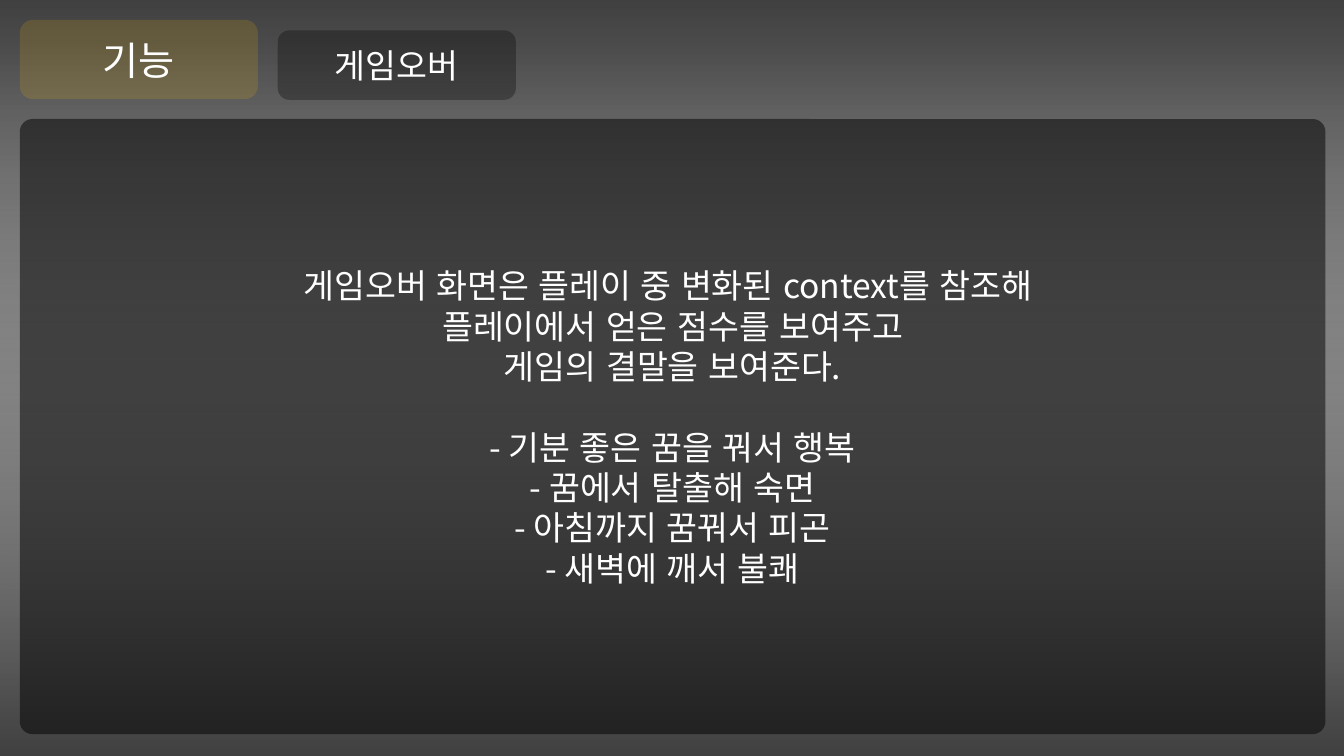
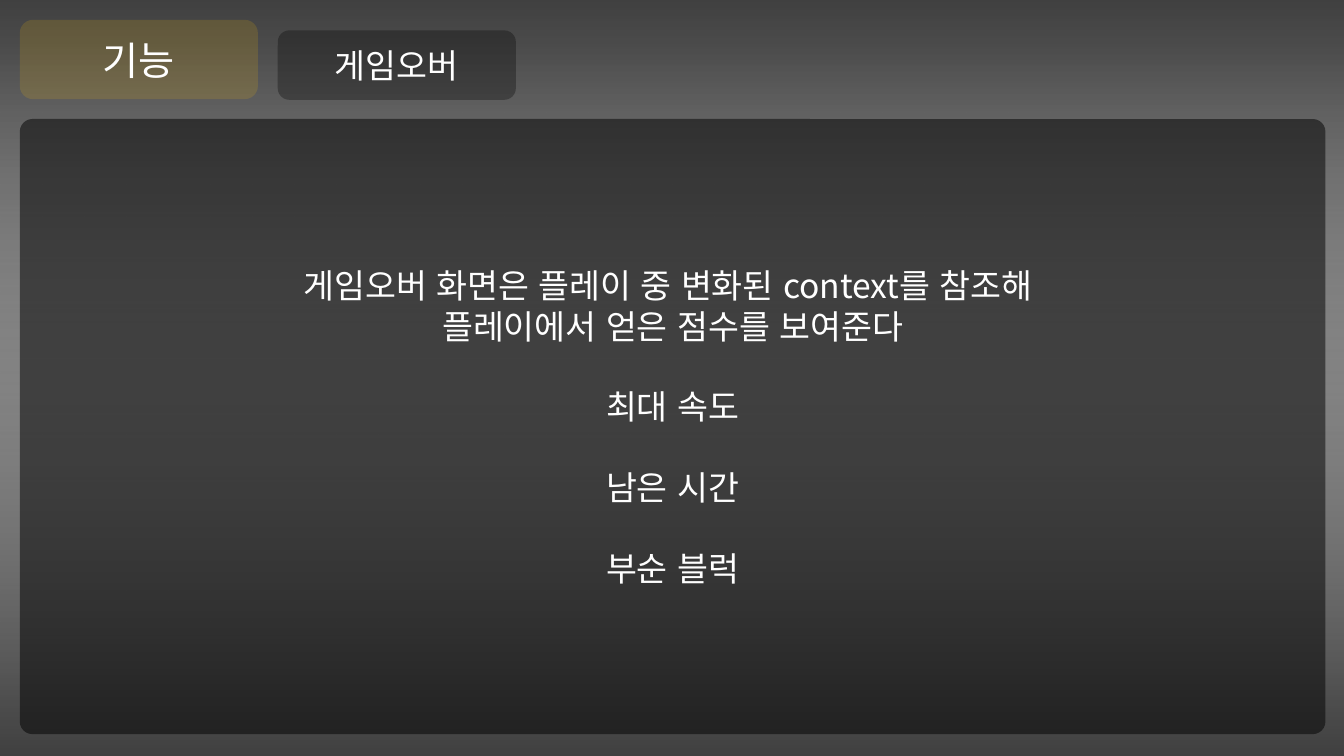
Before and after one commit to Niiok/inha_2021, a slide deck: slide 24 of May7ppt.pptm (slide 20 before the commit). Drawn at 1344x756 pixels with LibreOffice and Linux fonts; fonts in the diff are those of the drawing. Boxes give left, top, right and bottom in pixels: in the first picture for what was removed or moved away, otherwise in the second. Text is boxed around its words. In the diff, an @@ line names an element or a change of style, - is before the commit and + after.

```diff
--- a/May7ppt.pptm
+++ b/May7ppt.pptm
@@ text in rounded rectangle at [442, 311, 903, 584]: text changed @@
-플레이에서 얻은 점수를 보여주고
-게임의 결말을 보여준다.
-- 기분 좋은 꿈을 꿔서 행복
-- 꿈에서 탈출해 숙면
-- 아침까지 꿈꿔서 피곤
-- 새벽에 깨서 불쾌
+플레이에서 얻은 점수를 보여준다
+최대 속도
+남은 시간
+부순 블럭
```
Also in this commit, not shown: 15 other slides changed, 10 slides added, 3 other files.
